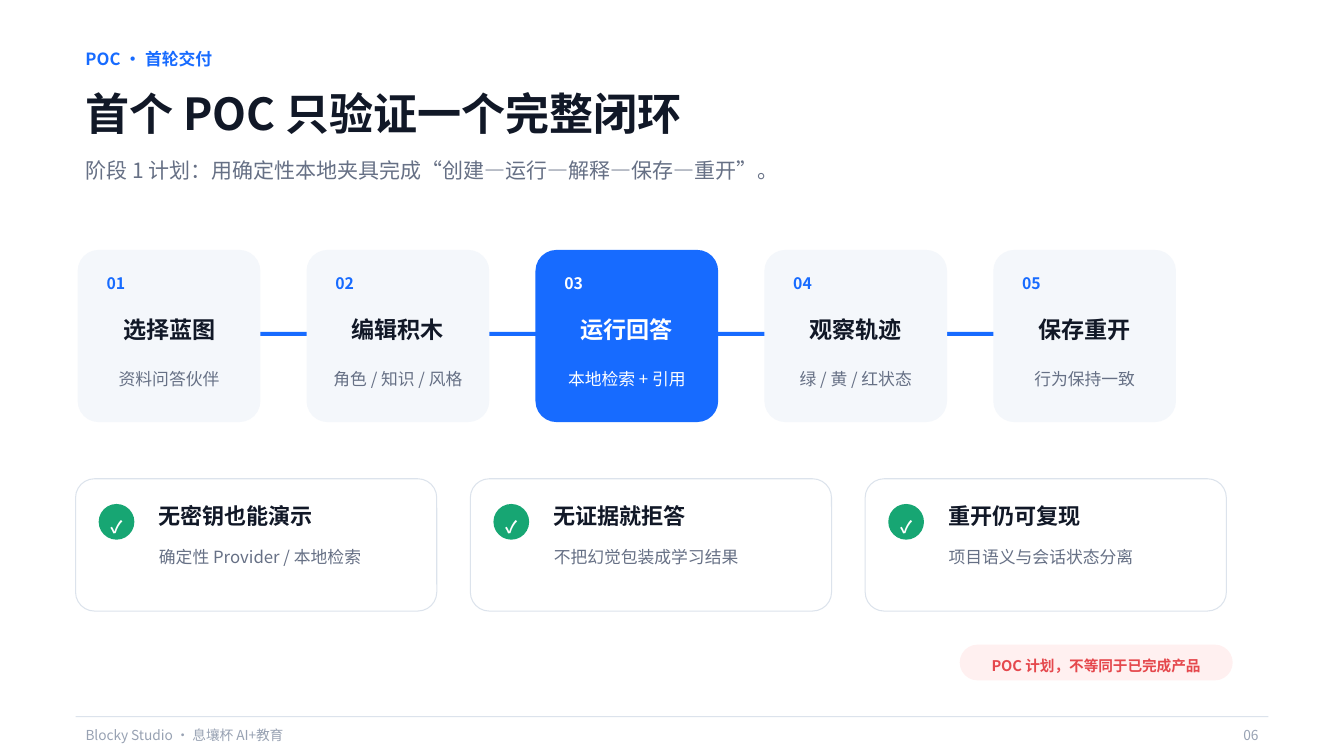
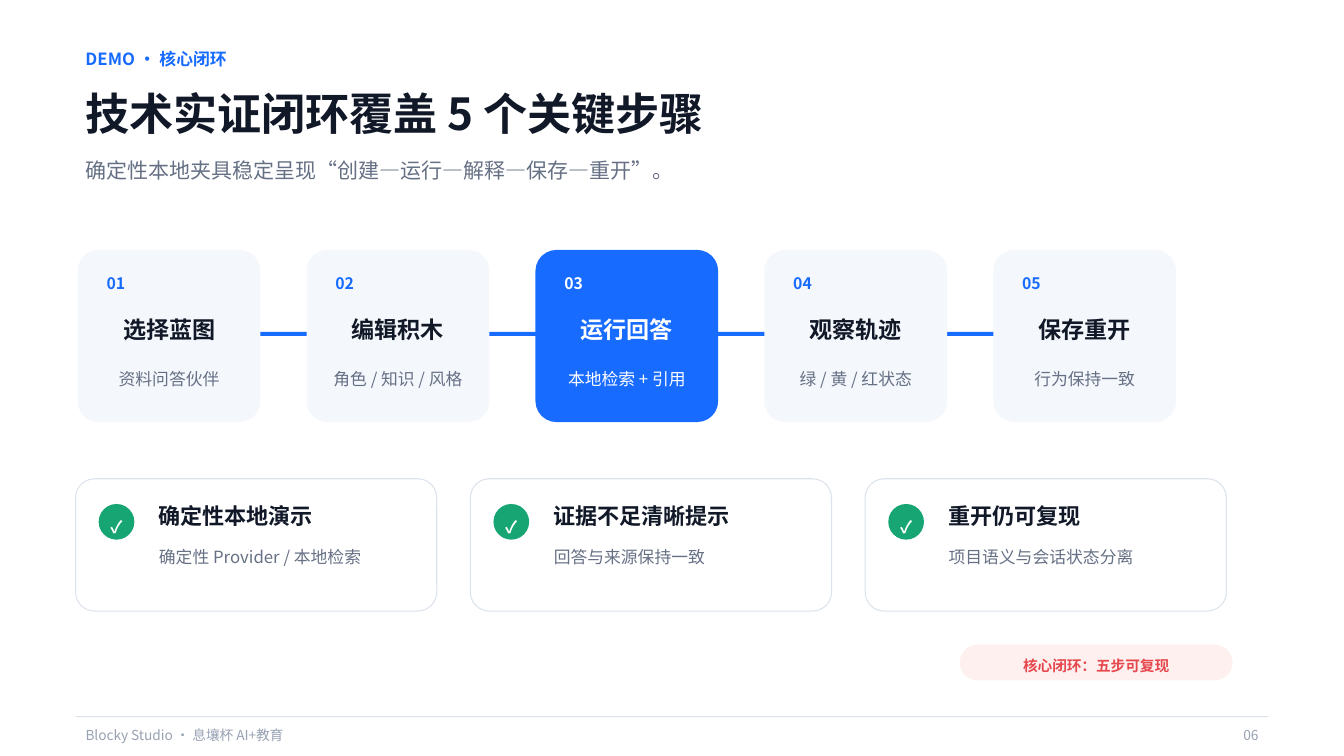
Before and after one commit to q2955161835-debug/Blocky-AI, a slide deck: slide 6 of PPT与商业计划书/Blocky-Studio-息壤杯-AI+教育.pptx. Drawn at 1344x756 pixels with LibreOffice and Linux fonts; fonts in the diff are those of the drawing. Boxes give left, top, right and bottom in pixels: in the first picture for what was removed or moved away, otherwise in the second. Text is boxed around its words. In the diff, an @@ line names an element or a change of style, - is before the commit and + after.

```diff
--- a/PPT与商业计划书/Blocky-Studio-息壤杯-AI+教育.pptx
+++ b/PPT与商业计划书/Blocky-Studio-息壤杯-AI+教育.pptx
@@ text at [85,50,226,67]: text changed @@
-POC · 首轮交付
+DEMO · 核心闭环
@@ text at [86,92,704,134]: text changed @@
-首个 POC 只验证一个完整闭环
+技术实证闭环覆盖 5 个关键步骤
@@ text at [86,160,674,180]: text changed @@
-阶段 1 计划：用确定性本地夹具完成“创建—运行—解释—保存—重开”。
+确定性本地夹具稳定呈现“创建—运行—解释—保存—重开”。
@@ text at [159,505,313,526]: text changed @@
-无密钥也能演示
+确定性本地演示
@@ text at [554,505,730,526]: text changed @@
-无证据就拒答
+证据不足清晰提示
@@ text at [554,549,705,565]: text changed @@
-不把幻觉包装成学习结果
+回答与来源保持一致
@@ text at [1023,658,1169,673]: text changed @@
-POC 计划，不等同于已完成产品
+核心闭环：五步可复现
```
Also in this commit, not shown: 9 other slides changed, 2 other files.
